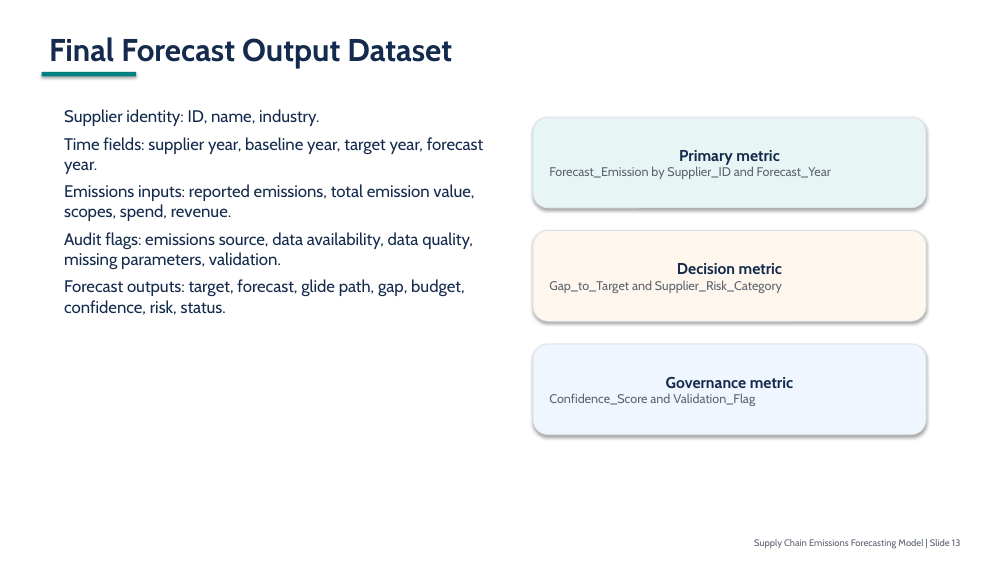
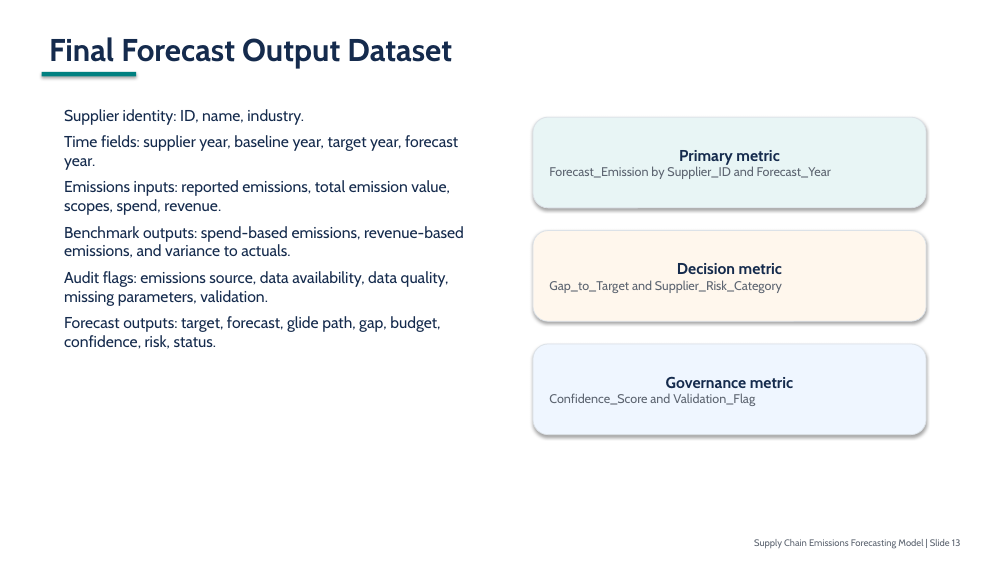
Before and after one commit to rojaraod/FORECAST, a slide deck: slide 13 of docs/supply_chain_emissions_forecasting_20_slide_deck.pptx. Drawn at 1008x567 pixels with LibreOffice and Linux fonts; fonts in the diff are those of the drawing. Boxes give left, top, right and bottom in pixels: in the first picture for what was removed or moved away, otherwise in the second. Text is boxed around its words. In the diff, an @@ line names an element or a change of style, - is before the commit and + after.

```diff
--- a/docs/supply_chain_emissions_forecasting_20_slide_deck.pptx
+++ b/docs/supply_chain_emissions_forecasting_20_slide_deck.pptx
@@ text at bbox=[64, 109, 458, 349]: size 16 to 15 pt in "Supplier identity: ID, name, industry.", "Time fields: supplier year, baseline year, target ...", "Emissions inputs: reported emissions, total emission value, ...", "Audit flags: emissions source, data availability, data ..." and 1 more places @@
@@ text at bbox=[64, 226, 464, 258]: paragraph added @@
+Benchmark outputs: spend-based emissions, revenue-based emissions, and variance to actuals.
```
Also in this commit, not shown: 5 other slides changed, 9 other files.
